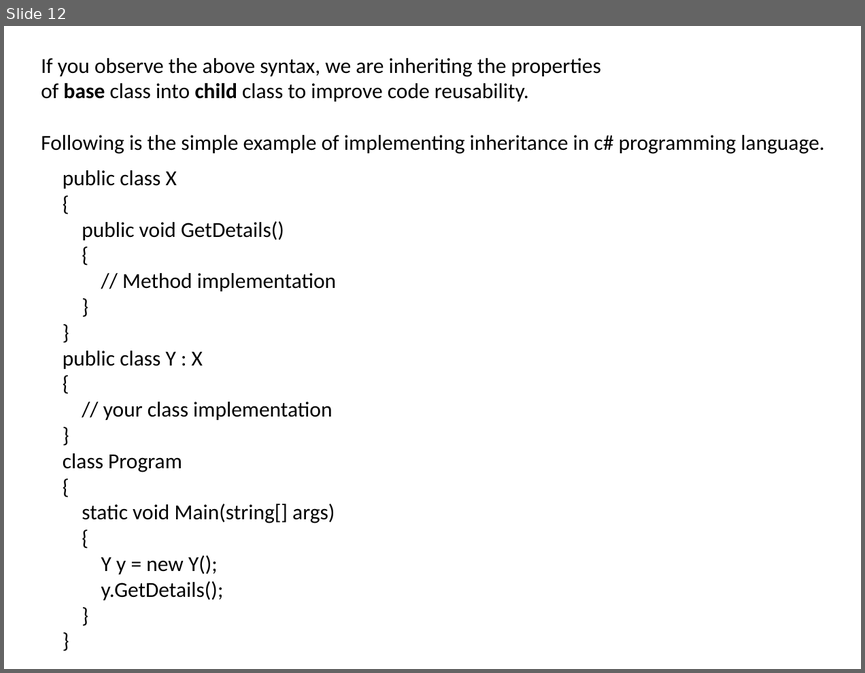
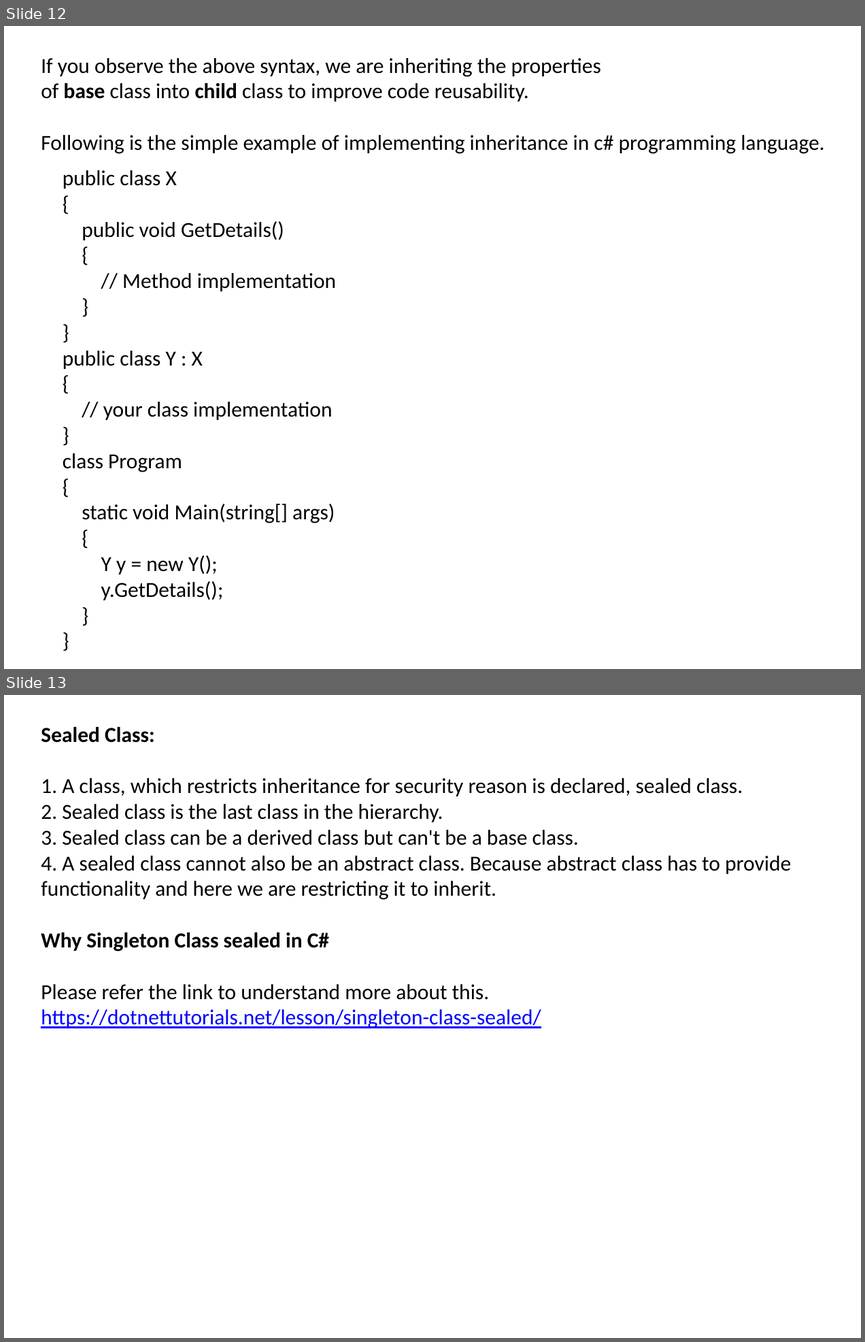
Before and after one commit to Patwaris/DotNetFullStack, a slide deck: Dotnet_framework.pptx. Shown one above the other, each under a label of ours: slide 12 before the commit, slides 12 and 13 after it. The pictures are 865x673 and 865x1342 pixels, drawn with LibreOffice and Linux fonts; fonts in the diff are those of the drawing. Boxes give left, top, right and bottom in pixels: in the first picture for what was removed or moved away, otherwise in the second. Text is boxed around its words. In the diff, an @@ line names an element or a change of style, - is before the commit and + after.

```diff
--- a/Dotnet_framework.pptx
+++ b/Dotnet_framework.pptx
@@ slide 13 added at [4, 695, 861, 1338], background #FFFFFF @@
@@ text added at [41, 727, 791, 1028], 18 pt, text #000000 @@
+Sealed Class:
+1. A class, which restricts inheritance for security reason is declared, sealed class.
+2. Sealed class is the last class in the hierarchy.
+3. Sealed class can be a derived class but can't be a base class.
+4. A sealed class cannot also be an abstract class. Because abstract class has to provide functionality and here we are restricting it to inherit.
+Why Singleton Class sealed in C#
+Please refer the link to understand more about this.
+https://dotnettutorials.net/lesson/singleton-class-sealed/
```
Also in this commit, not shown: 1 other slide added, 2 other files.
